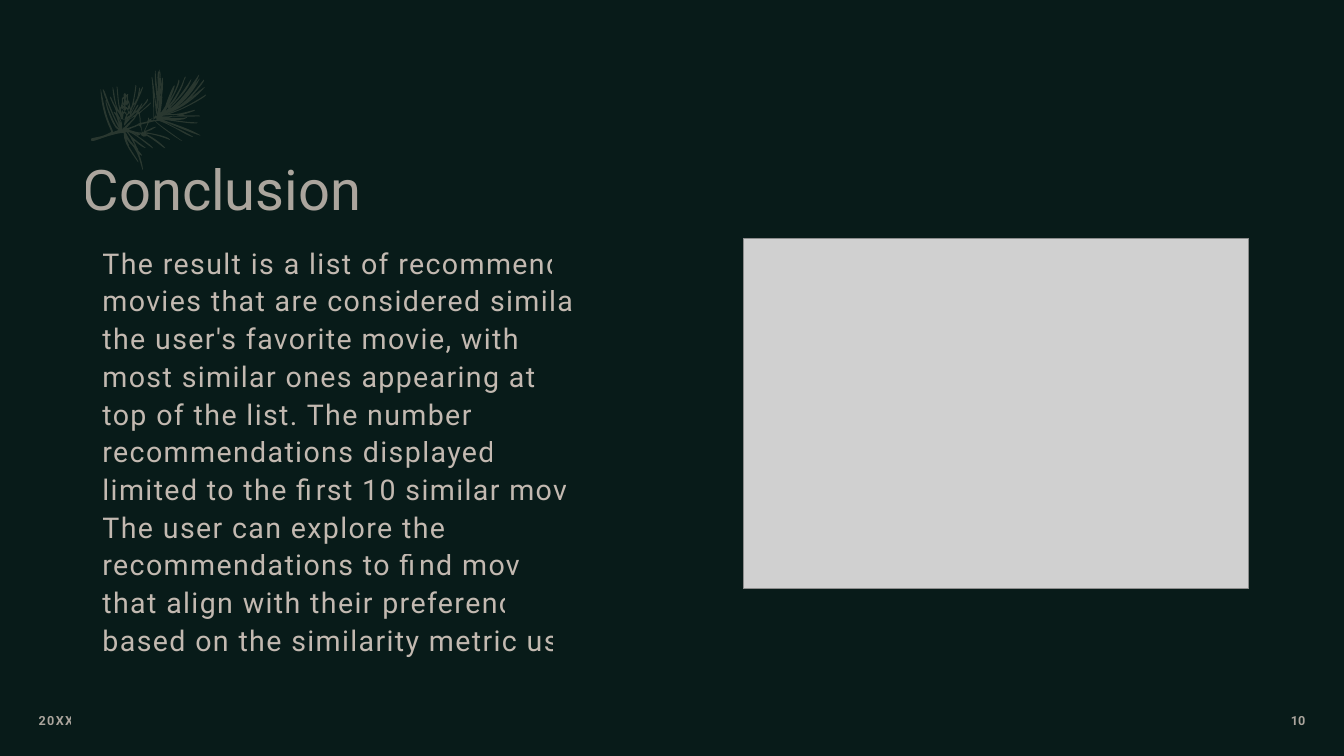
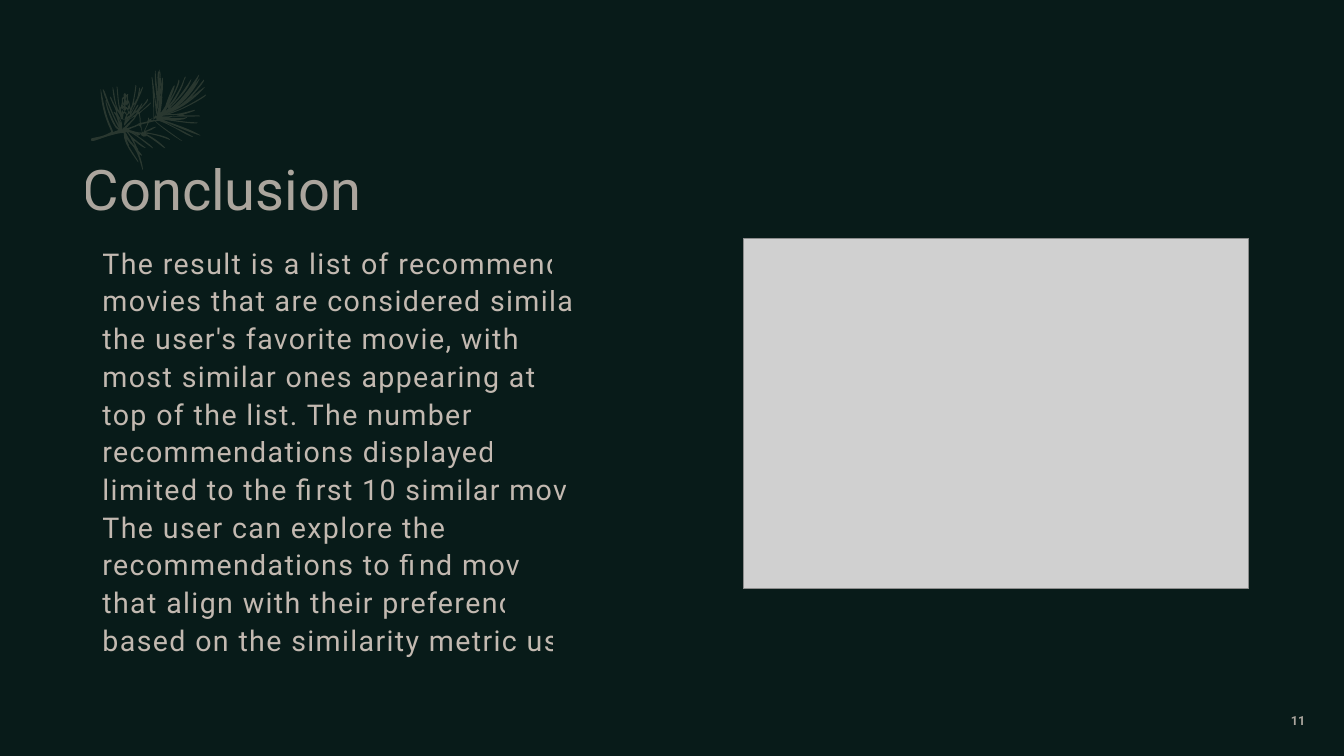
Before and after one commit to SridharKadhiri/Project-3-MovieRecomendationSystem, a slide deck: slide 11 of Movie Recommendation System_final.pptx (slide 10 before the commit). Drawn at 1344x756 pixels with LibreOffice and Linux fonts; fonts in the diff are those of the drawing; grey boxes stand for pictures. Boxes give left, top, right and bottom in pixels: in the first picture for what was removed or moved away, otherwise in the second. Text is boxed around its words. In the diff, an @@ line names an element or a change of style, - is before the commit and + after.

```diff
--- a/Movie Recommendation System_final.pptx
+++ b/Movie Recommendation System_final.pptx
@@ text removed at [39, 716, 74, 725] @@
-20XX
@@ page number at [1291, 716, 1305, 725]: text changed @@
-10
+11
```
Also in this commit, not shown: 6 other slides changed, 1 slide added.
